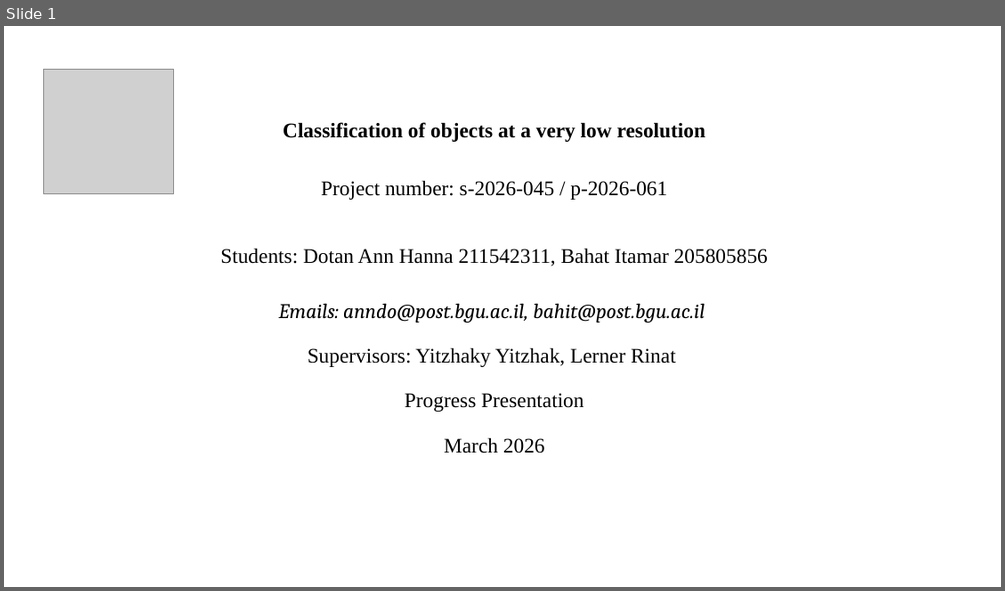
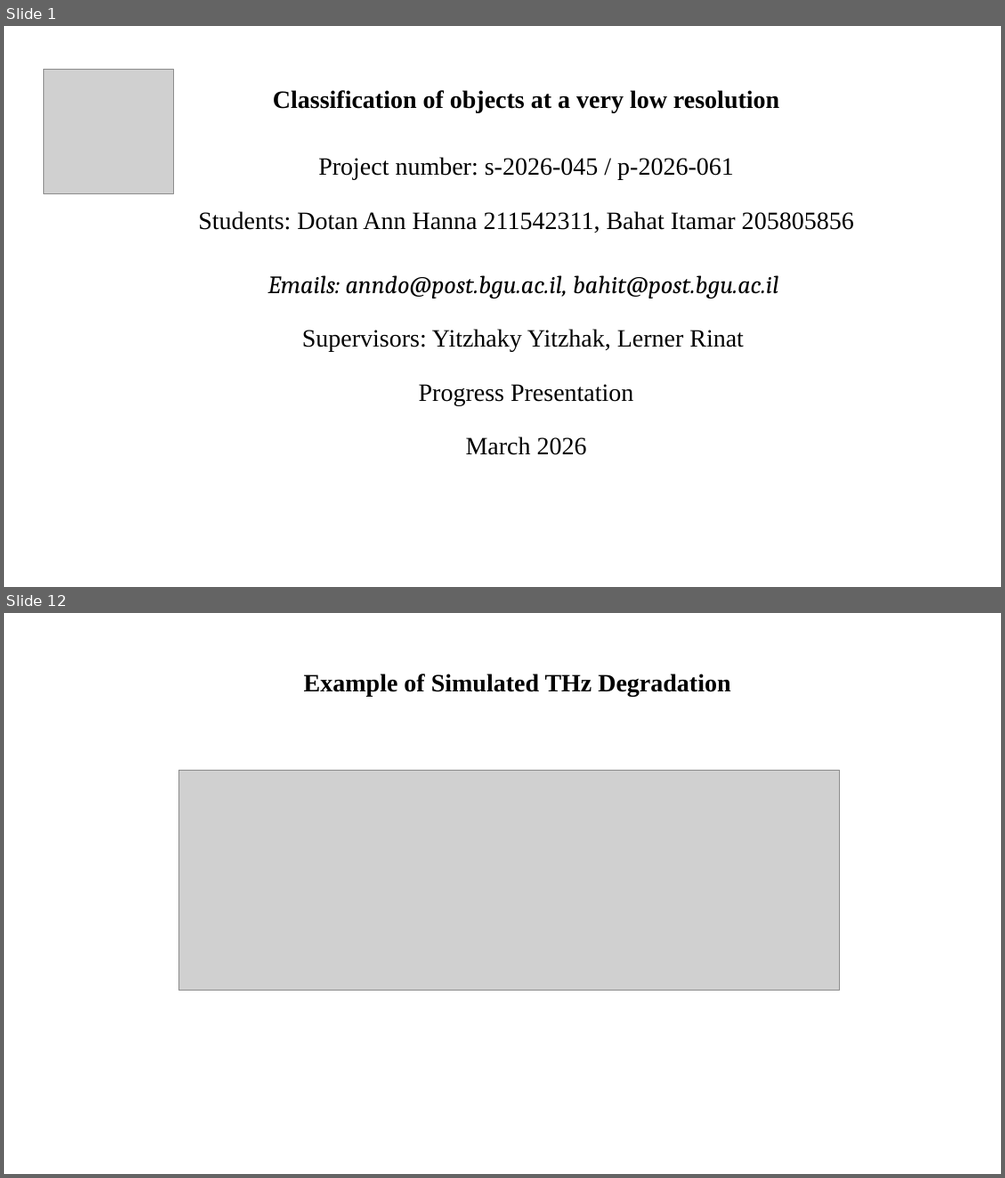
Before and after one commit to itamarbahat/NewFinalProject, a slide deck: docs/Progress_Presentation.pptx. Shown one above the other, each under a label of ours: slide 1 before the commit, slides 1 and 12 after it; the slides between them are not shown. The pictures are 1005x591 and 1005x1178 pixels, drawn with LibreOffice and Linux fonts; fonts in the diff are those of the drawing; grey boxes stand for pictures. Boxes give left, top, right and bottom in pixels: in the first picture for what was removed or moved away, otherwise in the second. Text is boxed around its words. In the diff, an @@ line names an element or a change of style, - is before the commit and + after.

Commit message:
Added experiment plots and degradation visualization for progress presentation

```diff
--- a/docs/Progress_Presentation.pptx
+++ b/docs/Progress_Presentation.pptx
@@ slide 12 added at (x1=4, y1=613, x2=1001, y2=1174), background #FFFFFF @@
@@ subtitle added at (x1=304, y1=674, x2=730, y2=697), 24 pt, text #000000, bold @@
+Example of Simulated THz Degradation
@@ picture added at (x1=179, y1=770, x2=840, y2=989) @@
@@ slide 1 changed as well @@
@@ subtitle "Classification of objects at a ..." moved from (x1=220, y1=122, x2=768, y2=453) to (x1=198, y1=90, x2=854, y2=455) @@
@@ subtitle "Classification of objects at a ..." at (x1=198, y1=90, x2=854, y2=455): size 20 to 24 pt @@
```
Also in this commit, not shown: 13 other slides added, 10 slides removed, 8 other files.
